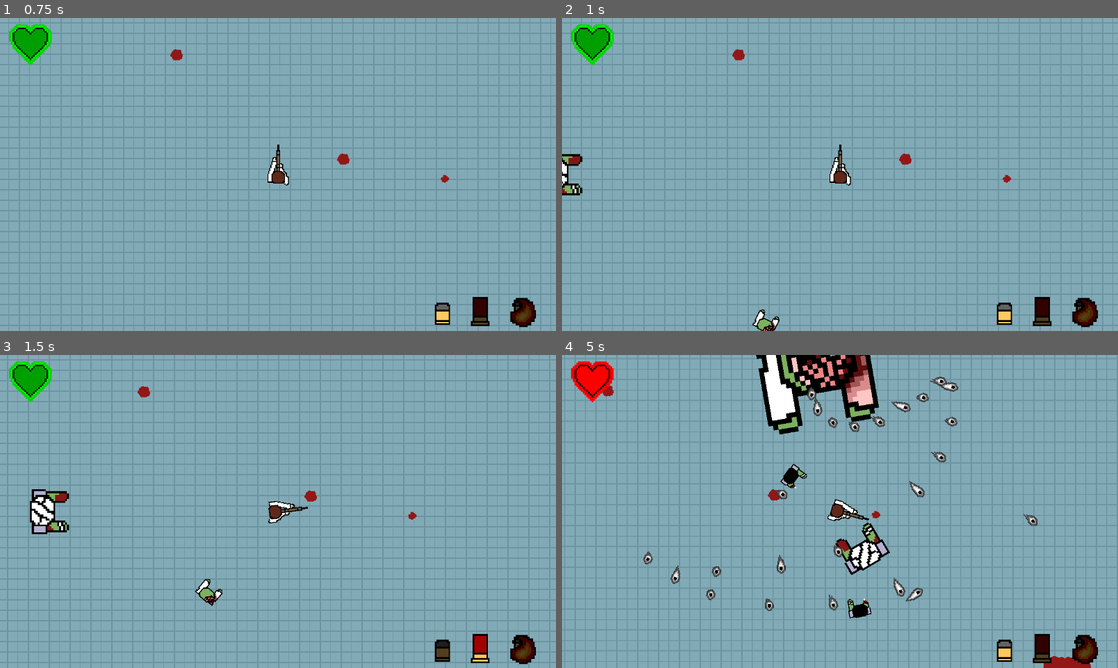
Above: before the commit, frames 1-4 (two rows, left to right).
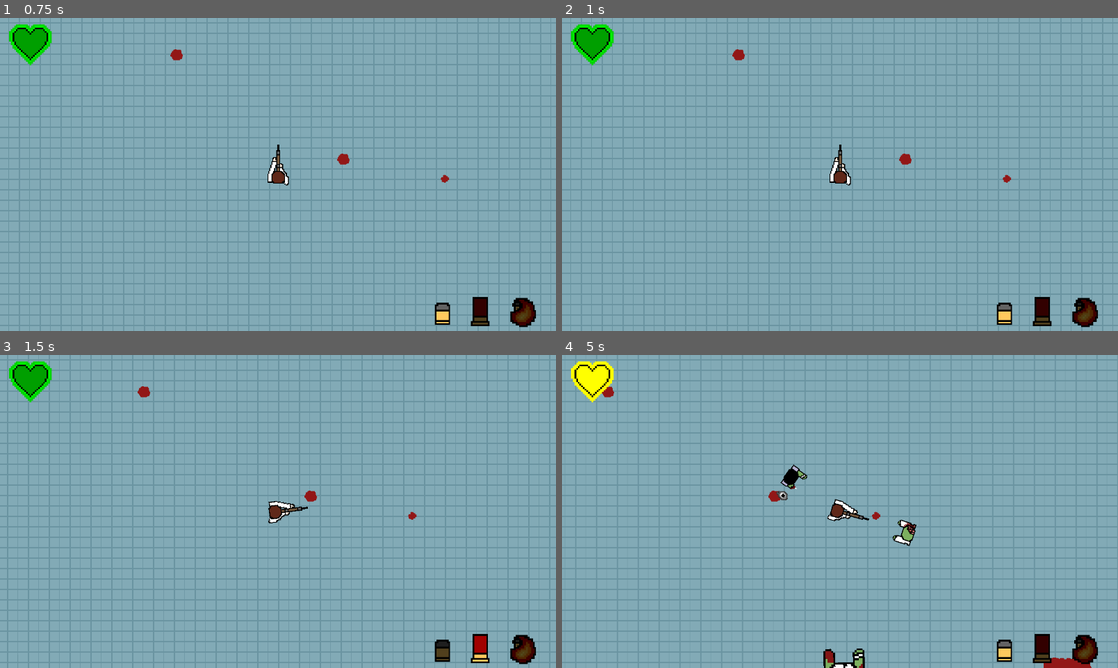
Above: after the commit, the same moments.

Repository: HBailey800/dead_on_arrival
Game: Godot game, scene res://assets/Scenes/start_screen.tscn
The game is run twice, just before and just after one commit, with the same random seed, the same clock (stepped at 60 frames per second) and the same inputs.
Inputs (mouse positions are in pixels of both pictures, inside the frame that each line leads up to):
- Up to frame 1 (0.75 s): click "start" at 0.5 s
- Up to frame 2 (1 s): no input
- Up to frame 3 (1.5 s): move the mouse to (400, 495) at 1.27 s; hold Right (Right) from 1.28 s (still down); right-click (400, 495) at 1.35 s
- Up to frame 4 (5 s): move the mouse to (728, 527) at 2.02 s; release Right (Right) at 2.03 s; hold Down (Down) 2.03-2.78 s; click (728, 527) at 2.1 s; move the mouse to (895, 442) at 2.77 s; hold Right (Right) 2.78-3.53 s; right-click (895, 442) at 2.85 s; move the mouse to (812, 574) at 3.52 s; hold Up (Up) 3.53-4.28 s; click (812, 574) at 3.6 s; move the mouse to (1006, 558) at 4.27 s; hold Left (Left) from 4.28 s (still down); right-click (1006, 558) at 4.35 s

Frame 1 is identical in both runs. In frame 2, 0.5% of the frame differs, in the area x 0-40%, y 43-100%; in frame 3, 1.0%; in frame 4, 7.4%, in the area x 1-96%, y 0-100%.

Commit message:
Script Changes and new boss

Diff:
--- /dev/null
+++ b/DeadOnArrival/coding_ii_bullet_hell_project_condensed_v2/assets/Scripts/boss_2.gd
@@ -0,0 +1,122 @@
+extends CharacterBody2D
+
+var speed: int
+var health: int
+var shoots: bool
+var motion = Vector2()
+var bullet_speed = 500
+var shootTimer = 50
+var smallTimer = 0
+var spawnTimer = 0
+var bullet = preload("res://assets//Scenes//boss_enemy_shot.tscn")
+var enemy = preload("res://assets//Scenes//rangedEnemy.tscn")
+signal IsDead
+@onready
+var shootPoint = $ShootPoint
+@onready
+var point1 = $ShootPoint2
+@onready
+var point2 = $ShootPoint3
+
+func on_game_over():
+	queue_free()
+
+func _ready():
+	var Root = get_tree().current_scene
+	Root.gameOver.connect(on_game_over)
+	speed = self.get_meta("speed")
+	health = self.get_meta("health")
+	shoots = self.get_meta("firesProjectile")
+	fire()
+
+
+
+
+
+func _physics_process(delta):
+	if(smallTimer < shootTimer && shoots == true):
+		smallTimer += 1
+	elif (shoots == true):
+		smallTimer = 0
+		spawnTimer += 1
+	if(spawnTimer == 5):
+		Spawn()
+		spawnTimer = 0
+
+
+	if(get_tree().current_scene.get_node("Player") != null):
+		var Player = get_tree().current_scene.get_node("Player")
+		if(Player != null):
+			position += (Player.global_position - global_position)/speed
+			look_at(Player.global_position)
+			move_and_collide(motion)
+
+
+
+func fire():
+	var i = 0
+	while (i < 17):
+		var bullet_instance = bullet.instantiate()
+		bullet_instance.position = shootPoint.global_position#get_global_position()
+		if(i == 0):
+			bullet_instance.rotation_degrees = rotation_degrees - 40
+		elif(i == 1):
+			bullet_instance.rotation_degrees = rotation_degrees - 30
+		elif(i == 2):
+			bullet_instance.rotation_degrees = rotation_degrees - 20
+		elif(i == 3):
+			bullet_instance.rotation_degrees = rotation_degrees - 10
+		elif(i == 4):
+			bullet_instance.rotation_degrees = rotation_degrees
+		elif(i == 5):
+			bullet_instance.rotation_degrees = rotation_degrees + 10
+		elif(i == 6):
+			bullet_instance.rotation_degrees = rotation_degrees + 20
+		elif(i == 7):
+			bullet_instance.rotation_degrees = rotation_degrees +30
+		elif(i == 8):
+			bullet_instance.rotation_degrees = rotation_degrees + 40
+		elif(i == 9):
+			bullet_instance.rotation_degrees = rotation_degrees + 30
+		elif(i == 10):
+			bullet_instance.rotation_degrees = rotation_degrees + 20
+		elif(i == 11):
+			bullet_instance.rotation_degrees = rotation_degrees + 10
+		elif(i == 12):
+			bullet_instance.rotation_degrees = rotation_degrees
+		elif(i == 13):
+			bullet_instance.rotation_degrees = rotation_degrees - 10
+		elif(i == 14):
+			bullet_instance.rotation_degrees = rotation_degrees - 20
+		elif(i == 15):
+			bullet_instance.rotation_degrees = rotation_degrees - 30
+		elif(i == 16):
+			bullet_instance.rotation_degrees = rotation_degrees - 40
+			i = -1
+		#bullet_instance.apply_impulse(Vector2(), Vector2(bullet_speed, 0).rotated(rotation))
+		bullet_instance.linear_velocity = Vector2(bullet_speed,0).rotated(bullet_instance.rotation)
+		get_tree().get_root().call_deferred("add_child", bullet_instance)
+		await get_tree().create_timer(0.1).timeout
+		i = i + 1
+
+func Spawn():
+	var enemy_instance
+
+	enemy_instance = enemy.instantiate()
+
+	enemy_instance.position = point1.global_position
+	get_tree().get_root().call_deferred("add_child", enemy_instance)
+
+	enemy_instance = enemy.instantiate()
+
+	enemy_instance.position = point2.global_position
+	get_tree().get_root().call_deferred("add_child", enemy_instance)
+
+
+func _on_enemy_area_entered(area: Area2D) -> void:
+	if("Bullet" in area.name):
+		if (health > 1):
+			health = health - 1
+		else:
+			emit_signal("IsDead")
+			queue_free()
--- a/DeadOnArrival/coding_ii_bullet_hell_project_condensed_v2/assets/Scripts/spawner.gd
+++ b/DeadOnArrival/coding_ii_bullet_hell_project_condensed_v2/assets/Scripts/spawner.gd
@@ -5,7 +5,7 @@
 var boss1 = preload("res://assets//Scenes//boss_1.tscn")
 var boss2 = preload("res://assets//Scenes//boss_2.tscn")
 var countdownTimer = 1.5
-var enemyNum = 4
+var enemyNum = 1
 var roundNum = 0
 @onready
 var Point1 = $Point1
@@ -72,8 +72,17 @@
 			enemyNum += 1
 			roundNum = 0
 	if(enemyNum == 4):
-		enemyNum = 0
-		var enemy_instance = boss2.instantiate()
+		var rng = RandomNumberGenerator.new()
+		rng.randomize()
+		var boss = rng.randi_range(1, 2)
+		print(str(boss))
+		var enemy_instance
+		if(boss == 1):
+			enemy_instance = boss1.instantiate()
+			enemyNum = 0
+		else:
+			enemy_instance = boss2.instantiate()
+			enemyNum = 0
 		enemy_instance.global_position = Vector2(0, 0)
 		get_tree().get_root().call_deferred("add_child", enemy_instance)
 		enemy_instance.IsDead.connect(killPlayer)
